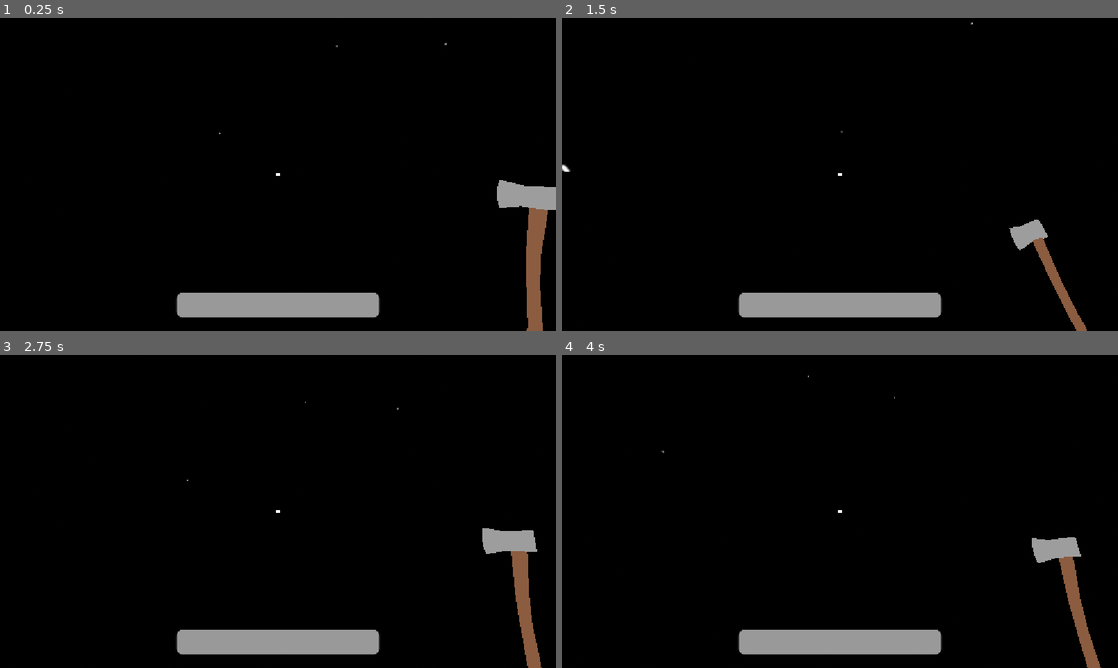
Above: before the commit, frames 1-4 (two rows, left to right).
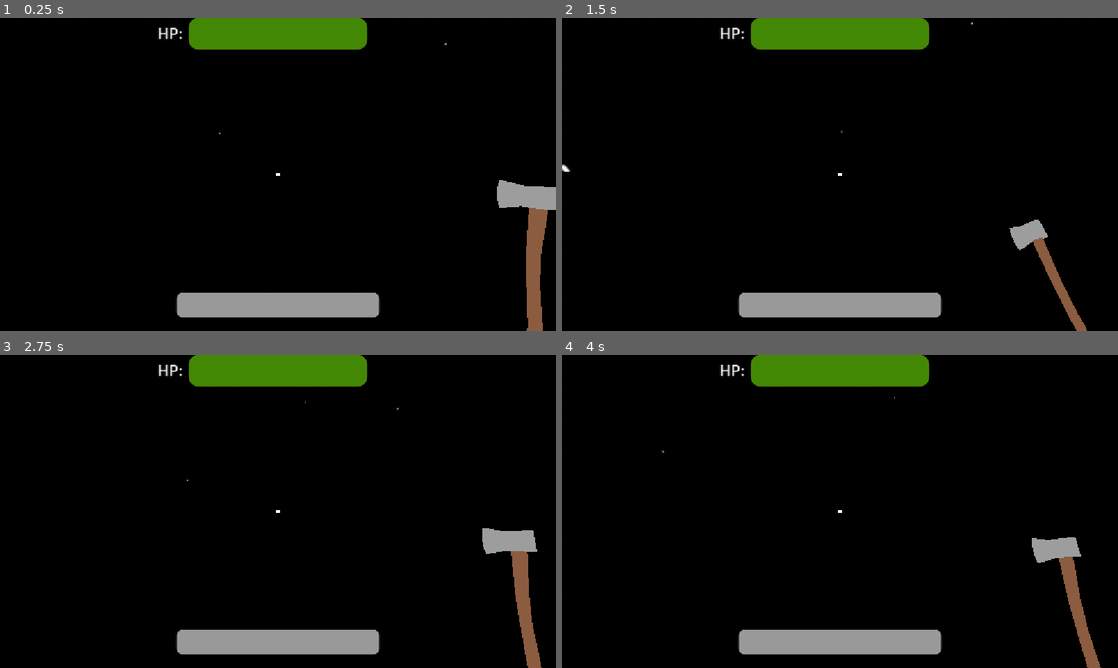
Above: after the commit, the same moments.

Repository: rayanplaygames9/save-the-space
Game: Godot game, scene res://scenes/space/space.tscn
The game is run twice, just before and just after one commit, with the same random seed, the same clock (stepped at 60 frames per second) and the same inputs.
Inputs (mouse positions are in pixels of both pictures, inside the frame that each line leads up to):
- Up to frame 1 (0.25 s): no input
- Up to frame 2 (1.5 s): tap Enter at 0.5 s; move the mouse to (867, 174) at 0.52 s; press the mouse at (867, 174) at 0.53 s; hold W (forward) from 0.53 s (still down); tap Space (jump) at 0.77 s; move the mouse to (812, 174) at 1.27 s; release the mouse at (812, 174) at 1.28 s; click (812, 174) at 1.35 s
- Up to frame 3 (2.75 s): keep holding W (forward); tap Space (jump) at 1.52, 2 s; move the mouse to (289, 505) at 2.02 s; press the mouse at (289, 505) at 2.03 s
- Up to frame 4 (4 s): keep holding W (forward); move the mouse to (834, 517) at 2.77 s; release the mouse at (834, 517) at 2.78 s; click (834, 517) at 2.85 s; tap Space (jump) at 3.02, 3.77 s; tap Enter at 3.5 s; move the mouse to (878, 514) at 3.52 s; press the mouse at (878, 514) at 3.53 s

The runs differ from the first frame. In frame 1, 3.3% of the frame differs, in the area x 28-67%, y 0-11%; in frame 2, 3.3%; in frame 3, 3.3%; in frame 4, 3.3%.

Commit message:
done with raining objects (they're working)

Diff:
--- a/project.godot
+++ b/project.godot
@@ -80,6 +80,7 @@
 3d_physics/layer_2="Player"
 3d_physics/layer_3="Rocks"
 3d_physics/layer_4="Aliens"
+3d_physics/layer_5="Dangerous Objects"
 
 [physics]
 
--- a/scenes/alien/alien.gd
+++ b/scenes/alien/alien.gd
@@ -113,25 +113,28 @@
 	if placed_rocks >= 10 and not is_dangerous_rain_triggered:
 		is_dangerous_rain_triggered = true # Prevents it from running every frame!
 
-		for i in range(10):
+		for i in range(50):
 			var dangerous_object = DANGEROUS_OBJECT.instantiate()
 
 			# Scatter them randomly around the sky above the alien
 			var random_offset := Vector3(randf_range(-15.0, 15.0), randf_range(15.0, 20.0), randf_range(-15.0, 15.0))
-			dangerous_object.position = position + random_offset
+			dangerous_object.position = Vector3(0, 15, 0) + random_offset
 
 			get_tree().current_scene.add_child(dangerous_object)
+
+			# This runs in the background and destroys this specific object after 5 seconds
+			create_tween().tween_callback(dangerous_object.queue_free).set_delay(5.0)
 
 		print("It's raining dangerous objects!")
 
 func _on_rain_d_object_timer_timeout() -> void:
 	if placed_rocks >= 10:
-		for i in range(10):
+		for i in range(50):
 			var dangerous_object = DANGEROUS_OBJECT.instantiate()
 
 			# Scatter them randomly around the sky above the alien
-			var random_offset := Vector3(randf_range(-15.0, 15.0), randf_range(15.0, 20.0), randf_range(-15.0, 15.0))
-			dangerous_object.position = position + random_offset
+			var random_offset := Vector3(randf_range(-150.0, 150.0), randf_range(15.0, 20.0), randf_range(-150.0, 150.0))
+			dangerous_object.position = Vector3(0, 15, 0) + random_offset
 
 			get_tree().current_scene.add_child(dangerous_object)
 
--- a/scenes/alien/alien.tscn
+++ b/scenes/alien/alien.tscn
@@ -16,6 +16,8 @@
 height = 1.2287598
 
 [node name="Alien" type="CharacterBody3D" unique_id=2069206223]
+collision_layer = 8
+collision_mask = 7
 script = ExtResource("1_vdrsh")
 
 [node name="MeshInstance3D" type="MeshInstance3D" parent="." unique_id=1579219234]
@@ -35,6 +37,8 @@
 MAX_HEALTH = 75.0
 
 [node name="HitboxComponent" parent="." unique_id=204278258 node_paths=PackedStringArray("health_component") instance=ExtResource("3_6nl3j")]
+collision_layer = 8
+collision_mask = 7
 health_component = NodePath("../HealthComponent")
 
 [node name="CollisionShape3D" type="CollisionShape3D" parent="HitboxComponent" unique_id=112874841]
--- a/scenes/objects/dangerous_object.tscn
+++ b/scenes/objects/dangerous_object.tscn
@@ -12,6 +12,9 @@
 radius = 0.851776
 
 [node name="DangerousObject" type="Area3D" unique_id=1666177167]
+transform = Transform3D(3, 0, 0, 0, 3, 0, 0, 0, 3, 0, 0, 0)
+collision_layer = 16
+collision_mask = 2
 script = ExtResource("1_g3snp")
 
 [node name="MeshInstance3D" type="MeshInstance3D" parent="." unique_id=1384052242]
@@ -20,3 +23,5 @@
 
 [node name="CollisionShape3D" type="CollisionShape3D" parent="." unique_id=1209027403]
 shape = SubResource("SphereShape3D_hk6ki")
+
+[connection signal="area_entered" from="." to="." method="_on_area_entered"]
--- a/scenes/player/player.gd
+++ b/scenes/player/player.gd
@@ -9,16 +9,19 @@
 @export var gravity := 9.8
 @export var mouse_sensitivity := .005
 @export var stats: Stats
+@export var health_component: HealthComponent
 
 @export_group("Idle Hover Settings")
 @export var hover_speed := 2.0      # How fast the bobbing cycle goes
 @export var hover_strength := 0.5   # How high/low the character bobs
 
+@onready var healthbar: ProgressBar = %Healthbar
 @onready var head: Node3D = $Head
 @onready var weapon_raycast: RayCast3D = $Head/Camera3D/WeaponRaycast
 @onready var anim_player: AnimationPlayer = $AnimationPlayer
 @onready var levelbar: ProgressBar = %Levelbar
 @onready var maxlevelhit_label: Label = %MAXLEVELHITLabel
+@onready var touch_controls: Control = %TouchControls
 
 var hover_time := 0.0
 var attack_damage := 10.0
@@ -26,7 +29,13 @@
 var max_popup_triggered := false
 
 func _ready() -> void:
+	if OS.has_feature("pc"):
+		touch_controls.hide()
+	if OS.has_feature("mobile"):
+		touch_controls.show()
+
 	Input.mouse_mode = Input.MOUSE_MODE_CAPTURED
+	health_component.health_changed.connect(_on_health_comp_health_changed)
 
 func _unhandled_input(event: InputEvent) -> void:
 	if event is InputEventMouseMotion and Input.mouse_mode == Input.MOUSE_MODE_CAPTURED:
@@ -113,3 +122,6 @@
 	maxlevelhit_label.show()
 	await get_tree().create_timer(2.0).timeout
 	maxlevelhit_label.hide()
+
+func _on_health_comp_health_changed(new_health: float):
+	healthbar.value = new_health
--- a/scenes/player/player.tscn
+++ b/scenes/player/player.tscn
@@ -137,13 +137,28 @@
 corner_radius_bottom_right = 12
 corner_radius_bottom_left = 12
 
-[node name="Player" type="CharacterBody3D" unique_id=645777256]
+[sub_resource type="StyleBoxFlat" id="StyleBoxFlat_p41vm"]
+bg_color = Color(0.50778806, 0.048810072, 0.04887122, 1)
+corner_radius_top_left = 20
+corner_radius_top_right = 20
+corner_radius_bottom_right = 20
+corner_radius_bottom_left = 20
+
+[sub_resource type="StyleBoxFlat" id="StyleBoxFlat_alwvq"]
+bg_color = Color(0.2633806, 0.5324371, 0.018800257, 1)
+corner_radius_top_left = 20
+corner_radius_top_right = 20
+corner_radius_bottom_right = 20
+corner_radius_bottom_left = 20
+
+[node name="Player" type="CharacterBody3D" unique_id=645777256 node_paths=PackedStringArray("health_component")]
 collision_layer = 2
 collision_mask = 13
 script = ExtResource("1_8afob")
 down_strength = 2.0
 gravity = 1.0
 stats = ExtResource("2_0owmy")
+health_component = NodePath("HealthComponent")
 hover_speed = 5.0
 
 [node name="MeshInstance3D" type="MeshInstance3D" parent="." unique_id=1413528908]
@@ -172,7 +187,7 @@
 
 [node name="HitboxComponent" parent="." unique_id=204278258 node_paths=PackedStringArray("health_component") instance=ExtResource("3_lvxji")]
 collision_layer = 2
-collision_mask = 12
+collision_mask = 16
 health_component = NodePath("../HealthComponent")
 
 [node name="CollisionShape3D" type="CollisionShape3D" parent="HitboxComponent" unique_id=1293123943]
@@ -214,6 +229,7 @@
 theme_override_styles/panel = SubResource("StyleBoxFlat_tapir")
 
 [node name="TouchControls" type="Control" parent="UI" unique_id=939590879]
+unique_name_in_owner = true
 layout_mode = 3
 anchors_preset = 15
 anchor_right = 1.0
@@ -288,3 +304,26 @@
 text = "MAX LEVEL HIT!!!"
 horizontal_alignment = 1
 vertical_alignment = 1
+
+[node name="Healthbar" type="ProgressBar" parent="UI" unique_id=793972239]
+unique_name_in_owner = true
+anchors_preset = 5
+anchor_left = 0.5
+anchor_right = 0.5
+offset_left = -185.0
+offset_right = 185.0
+offset_bottom = 65.0
+grow_horizontal = 2
+theme_override_styles/background = SubResource("StyleBoxFlat_p41vm")
+theme_override_styles/fill = SubResource("StyleBoxFlat_alwvq")
+value = 100.0
+show_percentage = false
+
+[node name="Label" type="Label" parent="UI" unique_id=865167729]
+offset_left = 313.0
+offset_right = 391.0
+offset_bottom = 63.0
+theme_override_font_sizes/font_size = 32
+text = "HP:"
+horizontal_alignment = 1
+vertical_alignment = 1
--- a/scripts/dangerous_object.gd
+++ b/scripts/dangerous_object.gd
@@ -2,5 +2,17 @@
 
 @export var fall_gravity := -11.0
 
+var attack_damage := 10.0
+
 func _physics_process(delta: float) -> void:
 	position.y += fall_gravity * delta
+
+func _on_area_entered(area: Area3D) -> void:
+	if area is HitboxComponent and area.get_parent() is Player:
+		var hitbox: HitboxComponent = area
+
+		var attack = Attack.new()
+		attack.attack_damage = attack_damage
+		attack.attack_position = global_position
+
+		hitbox.damage(attack)
--- a/scripts/global.gd
+++ b/scripts/global.gd
@@ -6,9 +6,3 @@
 			DisplayServer.window_set_mode(DisplayServer.WINDOW_MODE_FULLSCREEN)
 		else:
 			DisplayServer.window_set_mode(DisplayServer.WINDOW_MODE_WINDOWED)
-
-func _ready() -> void:
-	if OS.has_feature("pc"):
-		get_tree().current_scene.get_node_or_null("Player").get_node_or_null("UI/TouchControls").hide()
-	if OS.has_feature("mobile"):
-		get_tree().current_scene.get_node_or_null("Player").get_node_or_null("UI/TouchControls").show()
--- a/scripts/health_component.gd
+++ b/scripts/health_component.gd
@@ -1,5 +1,7 @@
 extends Node3D
 class_name HealthComponent
+
+signal health_changed(new_health: float)
 
 @export var MAX_HEALTH: float = 50.0
 var health: float
@@ -11,13 +13,15 @@
 
 func damage(attack: Attack):
 	health -= attack.attack_damage
+	health_changed.emit(health)
+	print("Player health: %s" % health)
 
 	if health <= 0.0:
 		respawn()
 
 func respawn():
 	if get_parent() is Player:
-		get_tree().reload_current_scene()
+		get_tree().reload_current_scene.call_deferred()
 	else:
 		# Instead of destroying it, hide it and disable it for the pool!
 		get_parent().visible = false
Not shown, changed: assets/models/axe01_matsimple.png.import
Not shown, changed: assets/sky_space.png.import
